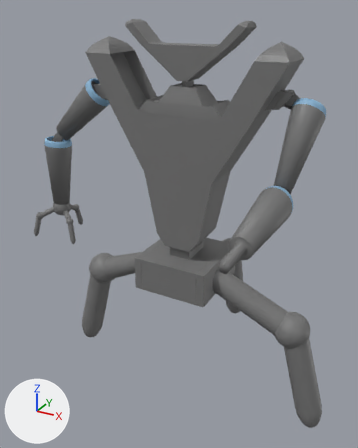
Two versions of the FBX model GGJ Game/Assets/Prefab/robots.fbx, one commit apart.
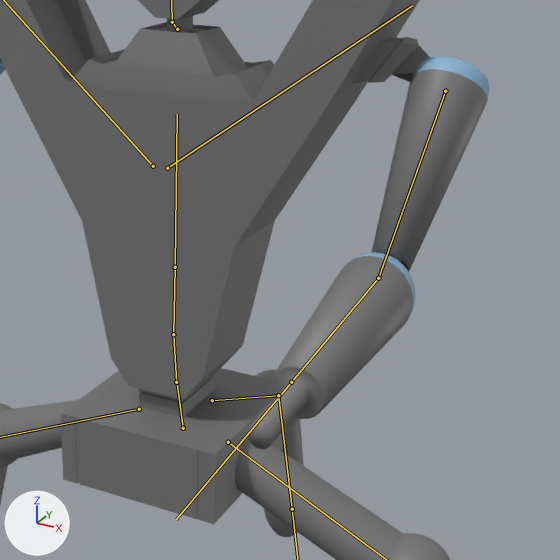
Old and new are each drawn whole from a 50 mm camera at (3.37, -6.23, 6.12) aimed at (-0.18, 0.23, 2.89) and again close up on the part from 30% to 100% of the width and 16% to 72% of the height. The lights are fixed; the arrows at lower left show +X, +Y and +Z. Both versions are drawn at frame 1 of the action 'metarig|metarigAction'; the numbers are the values there. The bones that bend it are drawn over the model as lines in the close-ups.
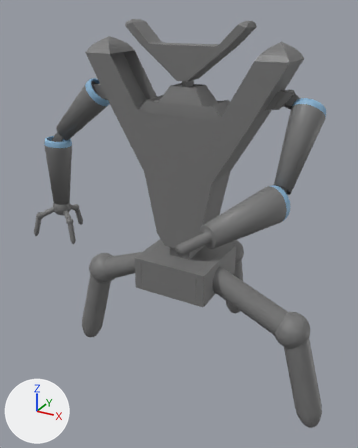
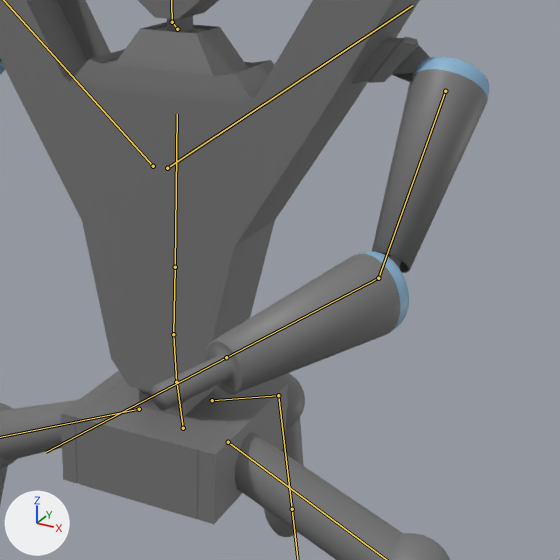
Edits to the bpy script that builds the scene:
```text
Change bone_forearm_l:
    where bone_forearm_l = bpy.data.objects['metarig'].pose.bones['forearm.L']  # child of 'upper_arm.L'
    bone_forearm_l.rotation_quaternion: (1.0, 0.0, 0.0, 0.0) -> (0.981, -0.188, 0.035, -0.019)  # degrees (0, 0, 0) -> degrees (-22, 4, -3)
```

Changed parts and their boxes [x1, y1, x2, y2] in the close-ups (560 x 560 px):
'Cube', posed: [0, 0, 490, 560] in both
bone 'forearm.L', root to tip: before (378, 278) to (291, 382); after (378, 278) to (226, 357)
